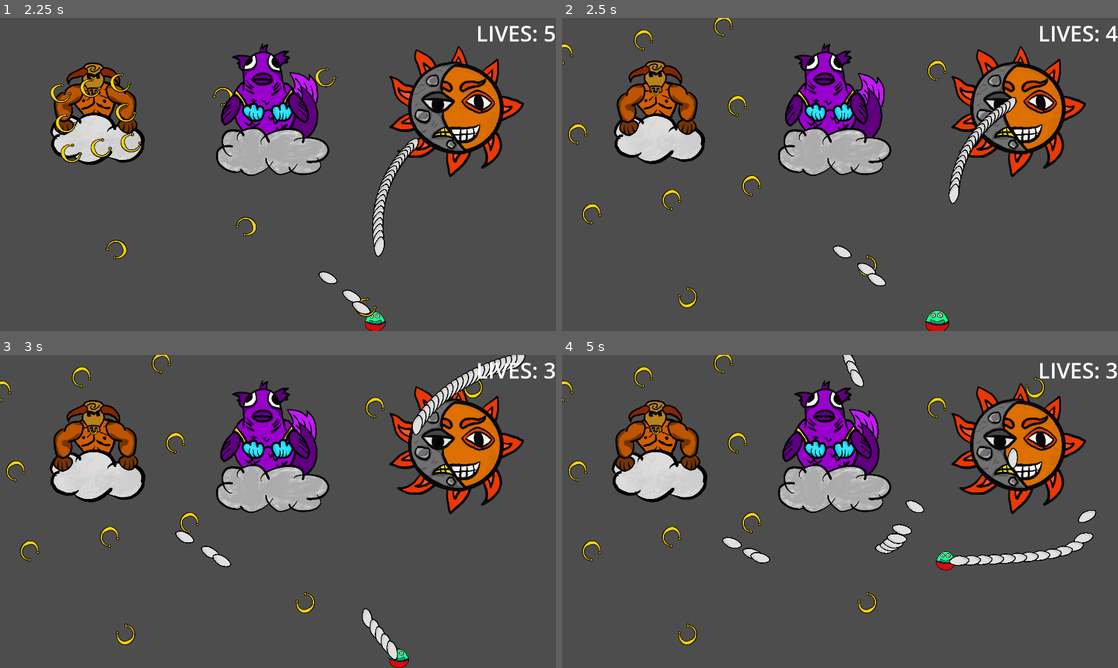
Above: before the commit, frames 1-4 (two rows, left to right).
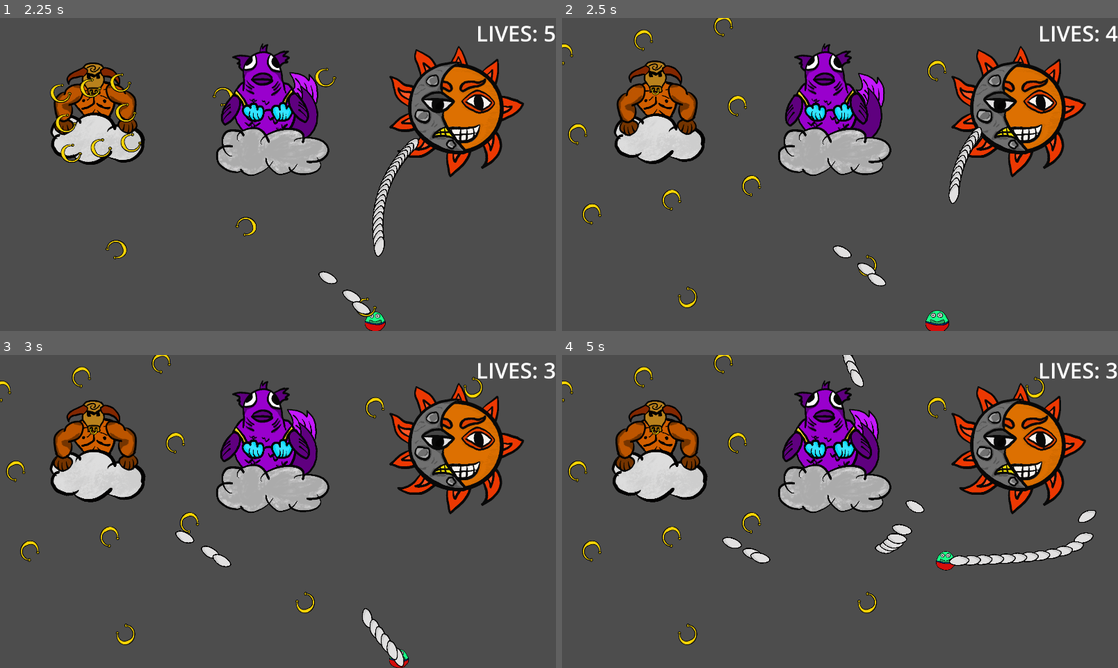
Above: after the commit, the same moments.

Repository: kaito002/bullet-hell-5
Game: Godot game, scene res://scenes/ui/main_menu.tscn
Two runs of this game, one before a commit and one after it. Both use one fixed random seed, a clock stepped at 60 frames per second and the inputs below.
Inputs (mouse positions are in pixels of both pictures, inside the frame that each line leads up to):
- Up to frame 1 (2.25 s): click "PLAY GAME" at 0.5 s; move the mouse to (400, 158) at 1.27 s; press the mouse at (400, 158) at 1.28 s; hold D (right) 1.28-2.03 s; move the mouse to (166, 190) at 2.02 s; release the mouse at (166, 190) at 2.03 s; hold S (down) from 2.03 s (still down); click (166, 190) at 2.1 s
- Up to frame 2 (2.5 s): keep holding S (down)
- Up to frame 3 (3 s): move the mouse to (333, 442) at 2.77 s; release S (down) at 2.78 s; press the mouse at (333, 442) at 2.78 s; hold D (right) from 2.78 s (still down)
- Up to frame 4 (5 s): move the mouse to (812, 574) at 3.52 s; release D (right) at 3.53 s; release the mouse at (812, 574) at 3.53 s; hold W (up) 3.53-4.28 s; click (812, 574) at 3.6 s; move the mouse to (1006, 558) at 4.27 s; press the mouse at (1006, 558) at 4.28 s; hold A (left) from 4.28 s (still down)

Frame 1 is identical in both runs. In frame 2, 0.2% of the frame differs, in the area x 74-82%, y 25-39%; in frame 3, 0.9%, in the area x 70-95%, y 0-100%; in frame 4, less than 0.1%.

Commit message:
geminis sun can now be killed

Diff:
--- /dev/null
+++ b/scenes/enemies/geminis/geminis_sun.gd
@@ -0,0 +1,5 @@
+extends Area2D
+@onready var health_component = $health_component
+
+func hit():
+	health_component.hit()
--- a/scenes/enemies/geminis/geminis_sun.tscn
+++ b/scenes/enemies/geminis/geminis_sun.tscn
@@ -1,12 +1,26 @@
-[gd_scene load_steps=3 format=3 uid="uid://d3p4cenr7c2s2"]
+[gd_scene load_steps=6 format=3 uid="uid://d3p4cenr7c2s2"]
 
+[ext_resource type="Script" path="res://scenes/enemies/geminis/geminis_sun.gd" id="1_22gkt"]
 [ext_resource type="Texture2D" uid="uid://bshnniwijule2" path="res://assets/geminis/Geminis-1.png" id="1_x8ogi"]
 [ext_resource type="Texture2D" uid="uid://cuobn2l7mh638" path="res://assets/geminis/Geminis-2.png" id="2_i6nx4"]
+[ext_resource type="PackedScene" uid="uid://dmffaeox4rhs4" path="res://scenes/components/health_component.tscn" id="3_5rs4p"]
 
-[node name="Geminis_Sun" type="Node2D"]
+[sub_resource type="CircleShape2D" id="CircleShape2D_j736v"]
+radius = 154.003
+
+[node name="Geminis_Sun" type="Area2D" groups=["enemies"]]
+collision_layer = 2
+collision_mask = 0
+script = ExtResource("1_22gkt")
+
+[node name="CollisionShape2D" type="CollisionShape2D" parent="."]
+position = Vector2(0, -23)
+shape = SubResource("CircleShape2D_j736v")
 
 [node name="Geminis-1" type="Sprite2D" parent="."]
 texture = ExtResource("1_x8ogi")
 
 [node name="Geminis-2" type="Sprite2D" parent="."]
 texture = ExtResource("2_i6nx4")
+
+[node name="health_component" parent="." instance=ExtResource("3_5rs4p")]
